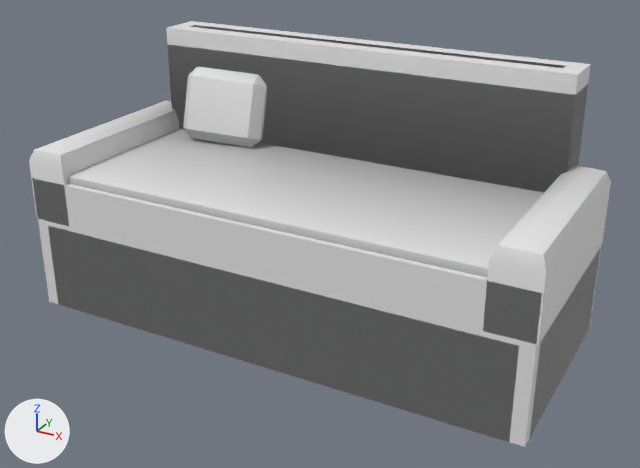
Renders of the glTF model models/sofa.glb from each side of a commit.
Before and after are seen from a 50 mm camera at (1.54, -2.75, 1.72) aimed at (0.05, -0.04, 0.37). Every picture has the same lights, and +X, +Y and +Z are marked at lower left. The picture after the commit comes second.

In view in the first picture: 'sofa', 'sofa.far'.
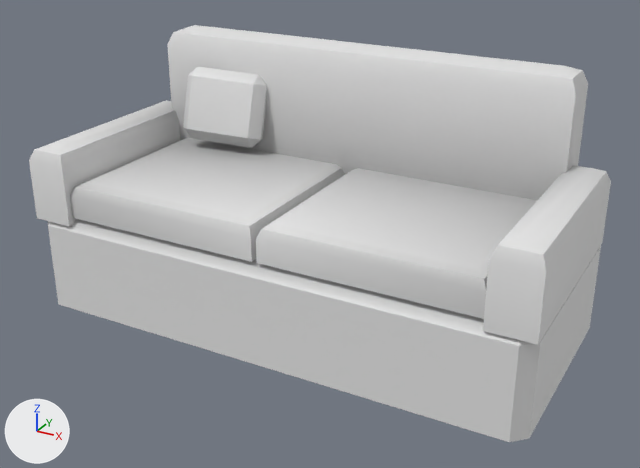
What differs and where, as boxes [x1, y1, x2, y2] in the pictures (640 x 468 px):
```json
{"object": "sofa.far", "change": "deleted", "before": [33, 21, 601, 447], "faces in mat_accent": [33, 21, 601, 447], "faces in mat_cushion": [68, 129, 544, 277]}
```

Edits to the scene script, one JSON object a line:
```json
{"op": "remove", "block": "ob_sofa_far", "code": ["ob_sofa_far = bpy.data.objects.new('sofa.far', me_sofa_far)", "ob_sofa_far.location = (0.0, 0.0, 0.0)"]}
```
